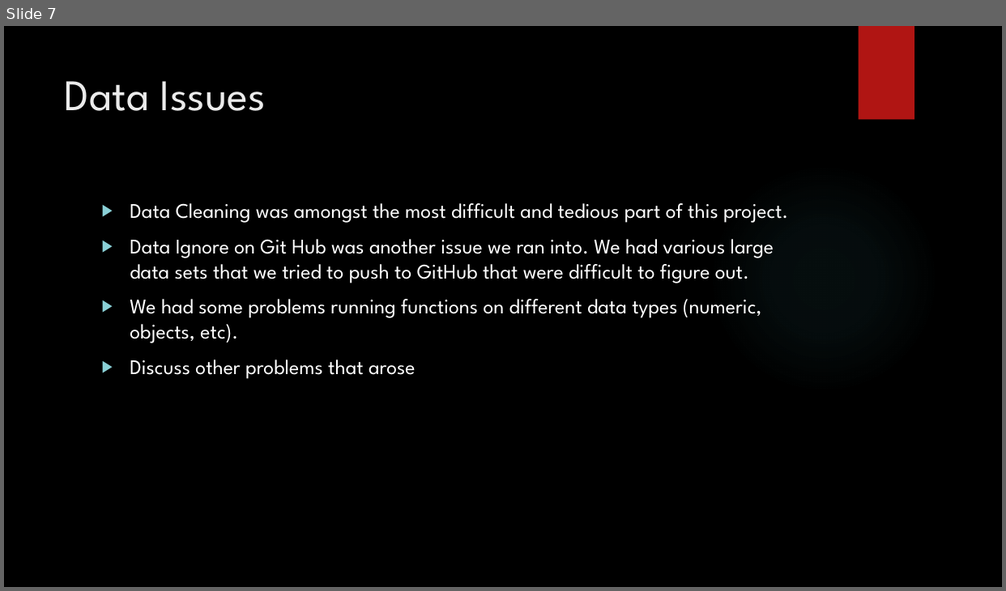
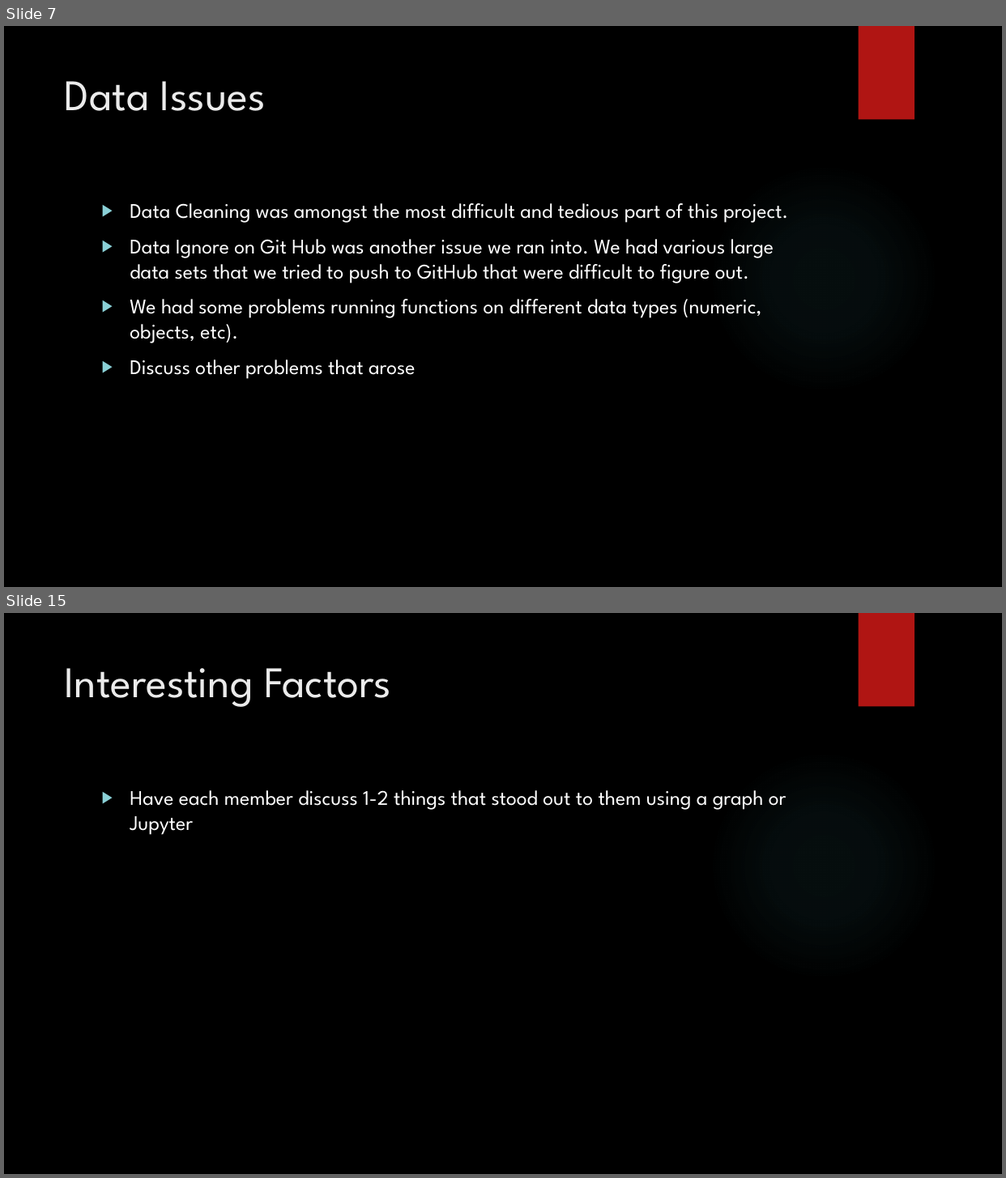
Before and after one commit to GregPoppe/opioid_project, a slide deck: Opioid_Crisis.pptx. Shown one above the other, each under a label of ours: slide 7 before the commit, slides 7 and 15 after it; the slides between them are not shown. The pictures are 1006x591 and 1006x1178 pixels, drawn with LibreOffice and Linux fonts; fonts in the diff are those of the drawing; background and template pictures are left out. Boxes give left, top, right and bottom in pixels: in the first picture for what was removed or moved away, otherwise in the second. Text is boxed around its words. In the diff, an @@ line names an element or a change of style, - is before the commit and + after.

```diff
--- a/Opioid_Crisis.pptx
+++ b/Opioid_Crisis.pptx
@@ slide 15 added at (4, 613, 1002, 1174), background picture (left out); not listed: 2 template elements that a slide beside it also shows @@
@@ title added at (65, 668, 391, 707), 42 pt, text #EBEBEB @@
+Interesting Factors
@@ text added at (130, 790, 786, 835), 20 pt, text #FFFFFF @@
+▶ Have each member discuss 1-2 things that stood out to them using a graph or Jupyter
```
Also in this commit, not shown: 6 slides changed, 5 other slides added.
